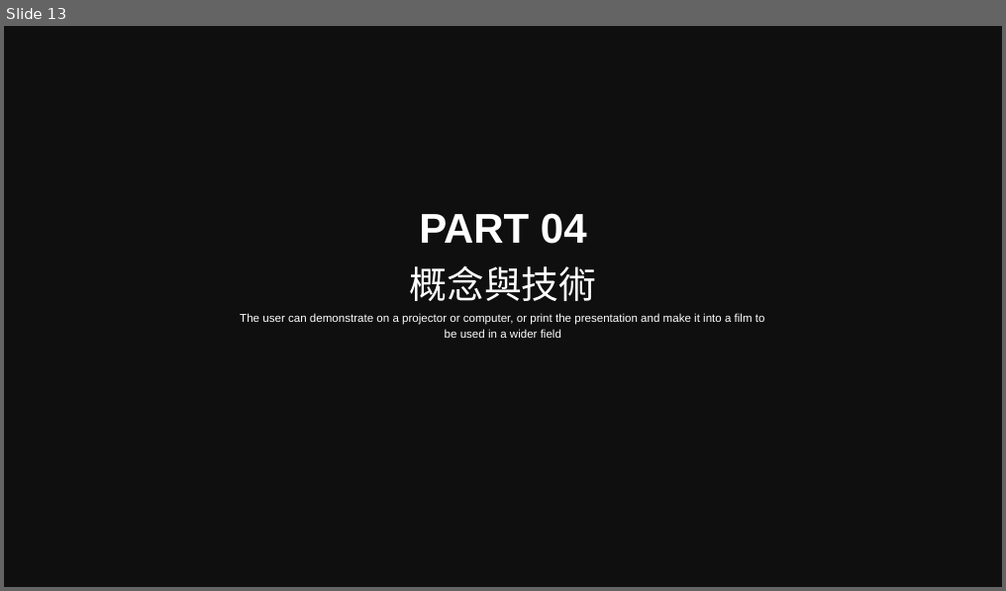
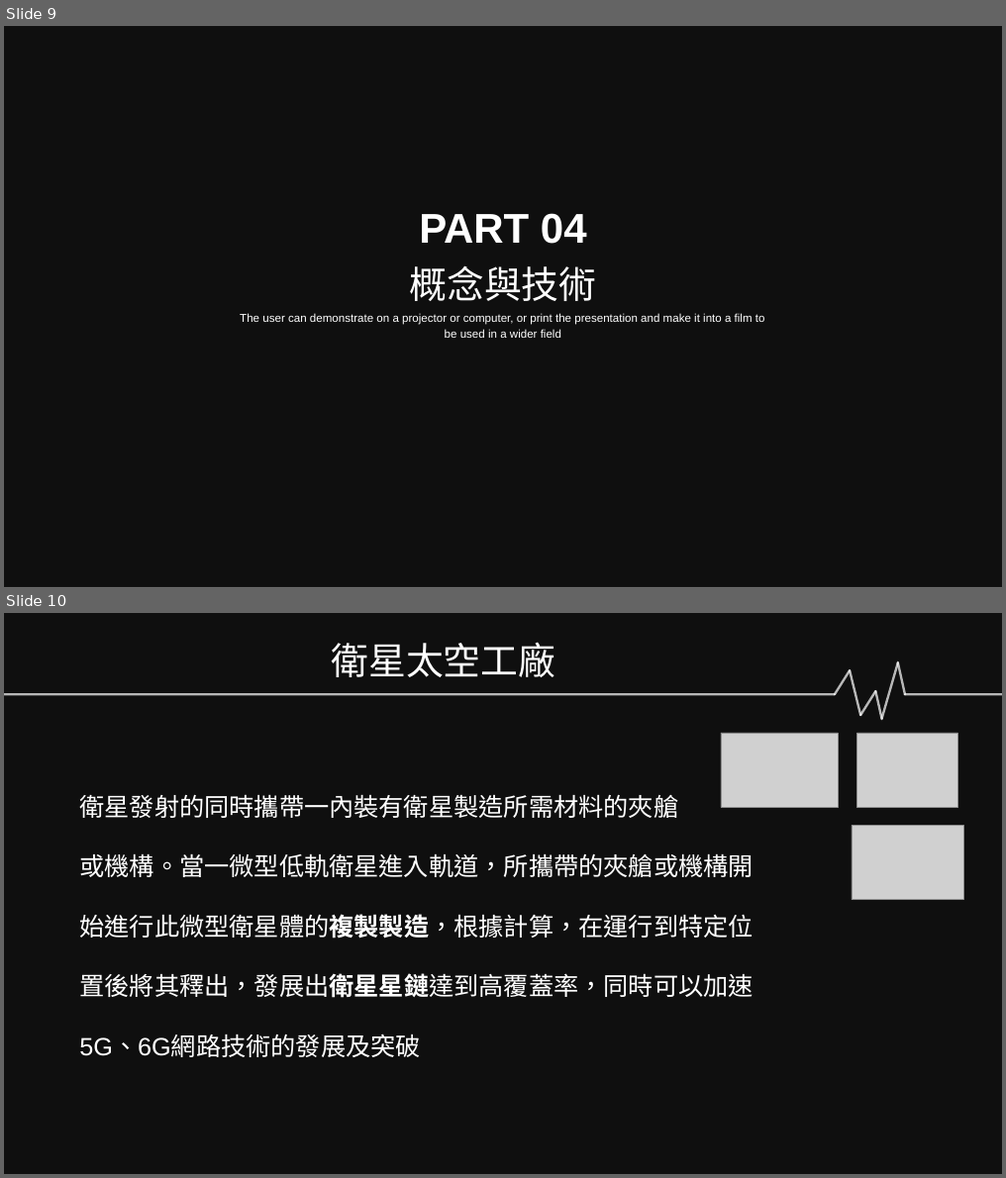
Before and after one commit to Sikako/hackthon, a slide deck: bigdata.pptx. Shown one above the other, each under a label of ours: slide 13 before the commit, slides 9 and 10 after it. The pictures are 1006x591 and 1006x1178 pixels, drawn with LibreOffice and Linux fonts; fonts in the diff are those of the drawing; grey boxes stand for pictures; background and template pictures are left out; a plain dark background stands for a picture behind light text. Boxes give left, top, right and bottom in pixels: in the first picture for what was removed or moved away, otherwise in the second. Text is boxed around its words. In the diff, an @@ line names an element or a change of style, - is before the commit and + after.

Commit message:
衛星工廠

```diff
--- a/bigdata.pptx
+++ b/bigdata.pptx
@@ slide 10 added at (4,613,1002,1174), background picture (left out); not listed: 1 template element that a slide beside it also shows @@
@@ text added at (332,642,556,677), 36 pt, text #FFFFFF @@
+衛星太空工廠
@@ group added at (4,663,1002,719): 8 lines @@
@@ picture added at (721,733,838,808) @@
@@ picture added at (857,733,958,808) @@
@@ text added at (79,794,752,1058), 24 pt, text #FFFFFF @@
+衛星發射的同時攜帶一內裝有衛星製造所需材料的夾艙
+或機構。當一微型低軌衛星進入軌道，所攜帶的夾艙或機構開始進行此微型衛星體的複製製造，根據計算，在運行到特定位置後將其釋出，發展出衛星星鏈達到高覆蓋率，同時可以加速5G、6G網路技術的發展及突破
@@ picture added at (851,825,963,900) @@
@@ what was slide 13 is now slide 9 @@
```
Also in this commit, not shown: 8 slides changed, 1 other slide added, 4 slides removed.
